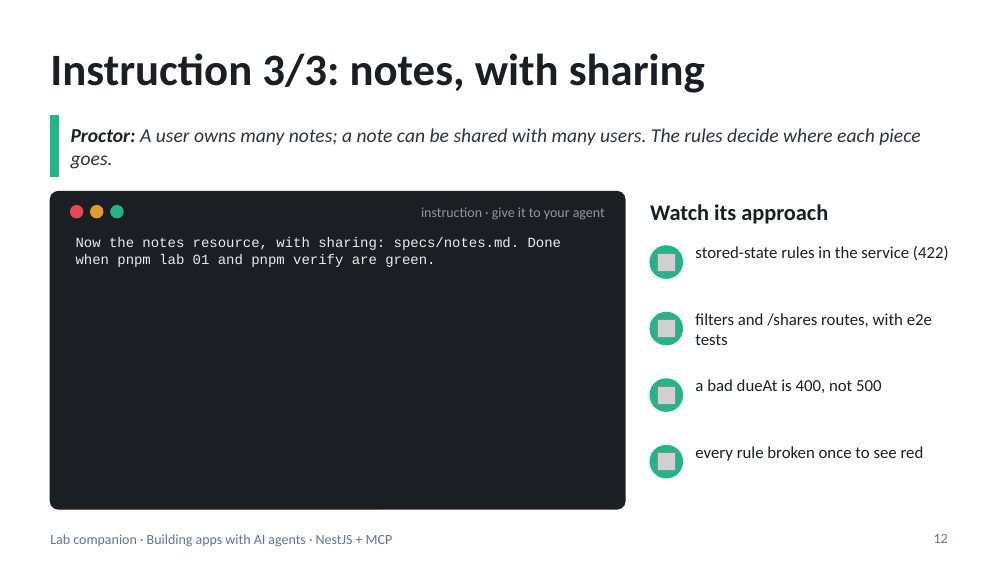
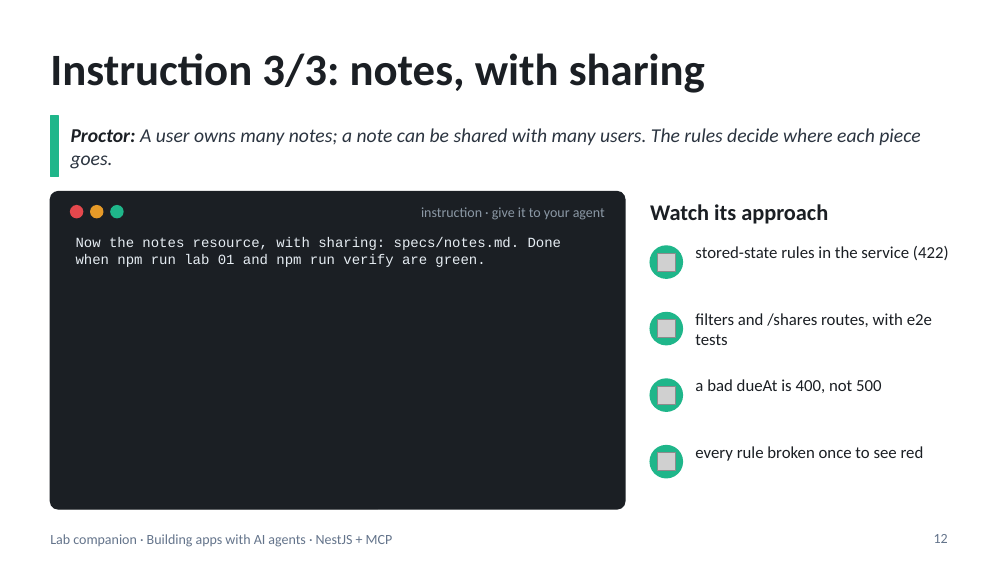
Before and after one commit to blazaga/ai-training-modules, a slide deck: slide 12 of docs/ai-agent-training/slides/lab-companion.pptx. Drawn at 1008x567 pixels with LibreOffice and Linux fonts; fonts in the diff are those of the drawing; grey boxes stand for pictures. Boxes give left, top, right and bottom in pixels: in the first picture for what was removed or moved away, otherwise in the second. Text is boxed around its words. In the diff, an @@ line names an element or a change of style, - is before the commit and + after.

```diff
--- a/docs/ai-agent-training/slides/lab-companion.pptx
+++ b/docs/ai-agent-training/slides/lab-companion.pptx
@@ text at [76, 254, 485, 267]: text changed @@
-when pnpm lab 01 and pnpm verify are green.
+when npm run lab 01 and npm run verify are green.
```
Also in this commit, not shown: 15 other slides changed, 11 other files.
